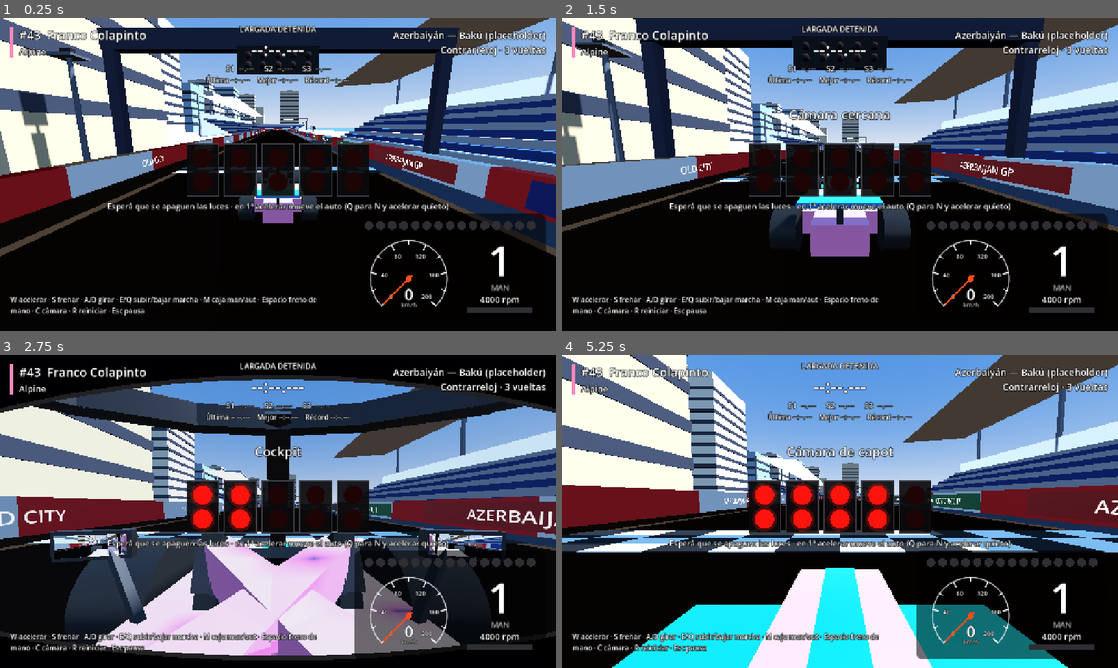
Above: before the commit, frames 1-4 (two rows, left to right).
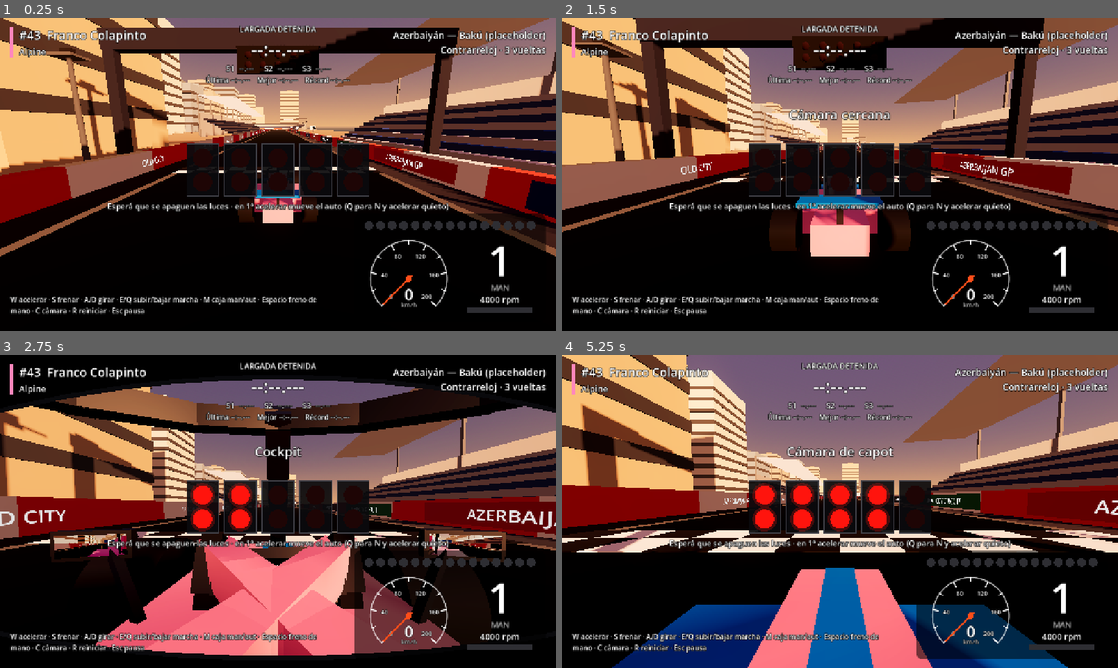
Above: after the commit, the same moments.

Repository: agustinhgimenez/GodotF126
Game: Godot game, scene res://scenes/main.tscn
Two runs of this game, one before a commit and one after it. Both use one fixed random seed, a clock stepped at 60 frames per second and the inputs below. This scene is started directly instead of the project's main scene.
Inputs (mouse positions are in pixels of both pictures, inside the frame that each line leads up to):
- Up to frame 1 (0.25 s): no input
- Up to frame 2 (1.5 s): tap Enter at 0.5 s; move the mouse to (962, 158) at 0.52 s; hold D (steer_right) 0.53-1.25 s; hold C (change_camera) 0.53-1.25 s; click (962, 158) at 0.67 s; tap R (reset_car) at 1.25 s; drag from (728, 190) to (812, 237) at 1.27 s
- Up to frame 3 (2.75 s): move the mouse to (333, 442) at 2.02 s; hold D (steer_right) from 2.03 s (still down); hold C (change_camera) from 2.03 s (still down)
- Up to frame 4 (5.25 s): release D (steer_right) at 2.75 s; release C (change_camera) at 2.75 s; drag from (812, 574) to (673, 464) at 2.77 s; move the mouse to (1006, 558) at 3.52 s; hold A (steer_left) 3.53-4.25 s; hold C (change_camera) 3.53-4.25 s; tap R (reset_car) at 4.25 s; drag from (673, 464) to (756, 433) at 4.27 s; move the mouse to (867, 511) at 5.02 s; hold S (brake) from 5.03 s (still down); hold C (change_camera) from 5.03 s (still down); click (867, 511) at 5.17 s

The runs differ from the first frame. In frame 1, 51% of the frame differs, in the area x 0-100%, y 0-77%; in frame 2, 52%; in frame 3, 60%; in frame 4, 68%, in the area x 0-100%, y 0-100%.

Commit message:
Paso 23: iluminación de atardecer, sombras y reflejos en el mar
Co-authored-by: Cursor <cursoragent@cursor.com>

Diff:
--- /dev/null
+++ b/GodotF126/data/lighting.json
@@ -0,0 +1,44 @@
+{
+  "description": "Iluminación de la carrera (Paso 23). Cada preset define sol, cielo, luz ambiente, tonemap, neblina, brillo y mar. azimuth: de dónde viene el sol en grados de brújula (0 norte = -Z, 90 este = +X, 180 sur = +Z, donde está el mar; 270 oeste). elevation: altura del sol sobre el horizonte en grados.",
+  "default_preset": "sunset",
+  "presets": {
+    "sunset": {
+      "name": "Atardecer",
+      "sun": { "color": "#ffa864", "energy": 1.9, "elevation": 11.0, "azimuth": 240.0, "shadow_blur": 1.5 },
+      "sky": {
+        "top_color": "#2a3c6b",
+        "horizon_color": "#f2995e",
+        "ground_horizon_color": "#c47f5a",
+        "ground_bottom_color": "#3b3a40",
+        "curve": 0.12,
+        "energy": 1.0,
+        "sun_angle_max": 25.0
+      },
+      "ambient": { "sky_contribution": 0.55, "energy": 0.6 },
+      "tonemap": { "mode": "aces", "exposure": 1.0, "white": 6.0 },
+      "fog": { "density": 0.0006, "color": "#e09a70", "energy": 1.0, "sun_scatter": 0.35, "aerial_perspective": 0.4, "sky_affect": 0.25 },
+      "glow": { "intensity": 0.5, "bloom": 0.04, "hdr_threshold": 1.0 },
+      "sea": { "deep_color": "#0e2333", "shallow_color": "#1d4152", "roughness": 0.04, "wave_strength": 0.12, "wave_scale": 0.8, "wave_speed": 0.7 },
+      "ground_color": "#8a7a62"
+    },
+    "day": {
+      "name": "Día",
+      "sun": { "color": "#fff3e0", "energy": 1.3, "elevation": 55.0, "azimuth": 200.0, "shadow_blur": 1.0 },
+      "sky": {
+        "top_color": "#3a6cc2",
+        "horizon_color": "#bcd0e6",
+        "ground_horizon_color": "#bcd0e6",
+        "ground_bottom_color": "#4a4a50",
+        "curve": 0.15,
+        "energy": 1.0,
+        "sun_angle_max": 30.0
+      },
+      "ambient": { "sky_contribution": 0.5, "energy": 0.55 },
+      "tonemap": { "mode": "aces", "exposure": 0.95, "white": 6.0 },
+      "fog": { "density": 0.0003, "color": "#c5d4e4", "energy": 1.0, "sun_scatter": 0.1, "aerial_perspective": 0.3, "sky_affect": 0.15 },
+      "glow": { "intensity": 0.3, "bloom": 0.02, "hdr_threshold": 1.2 },
+      "sea": { "deep_color": "#12395a", "shallow_color": "#1f5f80", "roughness": 0.06, "wave_strength": 0.12, "wave_scale": 0.8, "wave_speed": 0.7 },
+      "ground_color": "#9c8f78"
+    }
+  }
+}
--- a/GodotF126/data/settings.json
+++ b/GodotF126/data/settings.json
@@ -9,6 +9,7 @@
     "fx_volume": 100,
     "music_volume": 70,
     "quality": "medium",
+    "time_of_day": "sunset",
     "fullscreen": false
   },
   "steering": {
@@ -16,8 +17,8 @@
     "direct": { "steer_response": 14.0, "high_speed_steer_factor": 0.5 }
   },
   "quality_profiles": {
-    "low": { "shadows": false, "msaa": 0, "mirror_scale": 0.5 },
-    "medium": { "shadows": true, "msaa": 0, "mirror_scale": 1.0 },
-    "high": { "shadows": true, "msaa": 4, "mirror_scale": 1.5 }
+    "low": { "shadows": false, "msaa": 0, "mirror_scale": 0.5, "shadow_distance": 0, "shadow_splits": 1 },
+    "medium": { "shadows": true, "msaa": 0, "mirror_scale": 1.0, "shadow_distance": 250, "shadow_splits": 2 },
+    "high": { "shadows": true, "msaa": 4, "mirror_scale": 1.5, "shadow_distance": 400, "shadow_splits": 4 }
   }
 }
--- a/GodotF126/scripts/baku_track.gd
+++ b/GodotF126/scripts/baku_track.gd
@@ -47,6 +47,9 @@
 const BARRIER_RED := Color(0.85, 0.1, 0.1)
 const BARRIER_WHITE := Color(0.92, 0.92, 0.92)
 const STONE_COLOR := Color(0.72, 0.62, 0.46)
+const SEA_SHADER := "res://shaders/sea.gdshader"
+## Lado del suelo (y ancho del mar): con la neblina, el borde no se ve desde la pista.
+const GROUND_SIZE := 8000.0
 
 @export var track_name: String = "Azerbaiyán — Bakú (placeholder)"
 @export var track_width: float = 12.0          ## ancho por defecto de los puntos sin ancho propio
@@ -536,31 +539,40 @@
 
 	var shape := CollisionShape3D.new()
 	var box := BoxShape3D.new()
-	box.size = Vector3(3000, 2, 3000)
+	box.size = Vector3(GROUND_SIZE, 2, GROUND_SIZE)
 	shape.shape = box
 	shape.position = Vector3(0, -1, 0)
 	ground.add_child(shape)
 
 	var ground_mesh := PlaneMesh.new()
-	ground_mesh.size = Vector2(3000, 3000)
+	ground_mesh.size = Vector2(GROUND_SIZE, GROUND_SIZE)
 	var ground_visual := MeshInstance3D.new()
+	ground_visual.name = "GroundVisual"
 	ground_visual.mesh = ground_mesh
 	ground_visual.position = Vector3(0, -0.01, 0)
 	ground_visual.material_override = _make_material(Color(0.62, 0.58, 0.5))
 	ground.add_child(ground_visual)
 
-	# Mar Caspio al sur de la recta principal.
+	# Mar Caspio al sur de la recta principal: shader de agua (colores según la luz, Paso 23).
 	var sea_mesh := PlaneMesh.new()
-	sea_mesh.size = Vector2(3000, 1400)
+	# Arranca en Z = 40 (la costa) y llega hasta el horizonte.
+	sea_mesh.size = Vector2(GROUND_SIZE, GROUND_SIZE * 0.5)
 	var sea := MeshInstance3D.new()
 	sea.name = "CaspianSea"
 	sea.mesh = sea_mesh
-	sea.position = Vector3(0, 0.0, 740)
-	var sea_material := _make_material(Color(0.1, 0.35, 0.55))
-	sea_material.roughness = 0.2
-	sea_material.metallic = 0.3
-	sea.material_override = sea_material
+	sea.position = Vector3(0, 0.0, 40.0 + GROUND_SIZE * 0.25)
+	var water := ShaderMaterial.new()
+	water.shader = load(SEA_SHADER)
+	sea.material_override = water
 	add_child(sea)
+
+
+func get_sea() -> MeshInstance3D:
+	return get_node_or_null("CaspianSea") as MeshInstance3D
+
+
+func get_ground_visual() -> MeshInstance3D:
+	return get_node_or_null("Ground/GroundVisual") as MeshInstance3D
 
 
 func _build_asphalt() -> void:
--- /dev/null
+++ b/GodotF126/scripts/lighting_rig.gd
@@ -0,0 +1,122 @@
+class_name LightingRig
+extends RefCounted
+## Iluminación de la carrera (Paso 23): aplica un preset de data/lighting.json (sol, cielo
+## procedural, luz ambiente, tonemap, neblina, brillo y colores del mar) y la parte que
+## depende de la calidad gráfica (sombras y reflejos en pantalla).
+
+const DATA_PATH := "res://data/lighting.json"
+const TONEMAPS := {
+	"linear": Environment.TONE_MAPPER_LINEAR,
+	"reinhardt": Environment.TONE_MAPPER_REINHARDT,
+	"filmic": Environment.TONE_MAPPER_FILMIC,
+	"aces": Environment.TONE_MAPPER_ACES,
+}
+
+
+static func load_data() -> Dictionary:
+	return DataLoader.load_json(DATA_PATH)
+
+
+## Preset `id` (vacío o inexistente: el default del JSON).
+static func get_preset(id: String) -> Dictionary:
+	var data := load_data()
+	var presets = data.get("presets", {})
+	if not presets is Dictionary:
+		return {}
+	if not presets.has(id):
+		id = str(data.get("default_preset", "sunset"))
+	var preset = presets.get(id, {})
+	return preset if preset is Dictionary else {}
+
+
+## Dirección hacia la que viaja la luz del sol.
+static func sun_direction(azimuth_deg: float, elevation_deg: float) -> Vector3:
+	var az := deg_to_rad(azimuth_deg)
+	var el := deg_to_rad(elevation_deg)
+	var from := Vector3(sin(az) * cos(el), sin(el), -cos(az) * cos(el))
+	return -from
+
+
+## quality: perfil de data/settings.json ("shadows", "shadow_distance", "shadow_splits").
+## Sin SSR: el proyecto usa gl_compatibility (PC del laboratorio); el mar refleja el cielo.
+static func apply(env: Environment, sun: DirectionalLight3D, preset: Dictionary, quality: Dictionary,
+		sea: GeometryInstance3D = null, ground: GeometryInstance3D = null) -> void:
+	var s: Dictionary = _dict(preset, "sun")
+	sun.light_color = _color(s, "color", Color.WHITE)
+	sun.light_energy = float(s.get("energy", 1.0))
+	var direction := sun_direction(float(s.get("azimuth", 200.0)), float(s.get("elevation", 50.0)))
+	sun.global_transform = Transform3D(Basis.looking_at(direction, Vector3.UP), sun.global_position)
+	sun.shadow_blur = float(s.get("shadow_blur", 1.0))
+	apply_quality(env, sun, quality)
+
+	var sky_data: Dictionary = _dict(preset, "sky")
+	if env.sky and env.sky.sky_material is ProceduralSkyMaterial:
+		var sky := env.sky.sky_material as ProceduralSkyMaterial
+		sky.sky_top_color = _color(sky_data, "top_color", sky.sky_top_color)
+		sky.sky_horizon_color = _color(sky_data, "horizon_color", sky.sky_horizon_color)
+		sky.ground_horizon_color = _color(sky_data, "ground_horizon_color", sky.ground_horizon_color)
+		sky.ground_bottom_color = _color(sky_data, "ground_bottom_color", sky.ground_bottom_color)
+		sky.sky_curve = float(sky_data.get("curve", sky.sky_curve))
+		sky.sky_energy_multiplier = float(sky_data.get("energy", 1.0))
+		sky.sun_angle_max = float(sky_data.get("sun_angle_max", sky.sun_angle_max))
+
+	var ambient: Dictionary = _dict(preset, "ambient")
+	env.ambient_light_source = Environment.AMBIENT_SOURCE_SKY
+	env.ambient_light_sky_contribution = float(ambient.get("sky_contribution", 1.0))
+	env.ambient_light_energy = float(ambient.get("energy", 1.0))
+	# La parte que no viene del cielo toma el color del horizonte.
+	env.ambient_light_color = _color(sky_data, "horizon_color", Color.WHITE)
+
+	var tone: Dictionary = _dict(preset, "tonemap")
+	env.tonemap_mode = TONEMAPS.get(str(tone.get("mode", "filmic")), Environment.TONE_MAPPER_FILMIC)
+	env.tonemap_exposure = float(tone.get("exposure", 1.0))
+	env.tonemap_white = float(tone.get("white", 1.0))
+
+	var fog: Dictionary = _dict(preset, "fog")
+	env.fog_enabled = float(fog.get("density", 0.0)) > 0.0
+	env.fog_density = float(fog.get("density", 0.0))
+	env.fog_light_color = _color(fog, "color", Color(0.8, 0.8, 0.85))
+	env.fog_light_energy = float(fog.get("energy", 1.0))
+	env.fog_sun_scatter = float(fog.get("sun_scatter", 0.0))
+	env.fog_aerial_perspective = float(fog.get("aerial_perspective", 0.0))
+	env.fog_sky_affect = float(fog.get("sky_affect", 1.0))
+
+	var glow: Dictionary = _dict(preset, "glow")
+	env.glow_enabled = float(glow.get("intensity", 0.0)) > 0.0
+	env.glow_intensity = float(glow.get("intensity", 0.8))
+	env.glow_bloom = float(glow.get("bloom", 0.0))
+	env.glow_hdr_threshold = float(glow.get("hdr_threshold", 1.0))
+
+	if sea and sea.material_override is ShaderMaterial:
+		var water := sea.material_override as ShaderMaterial
+		var sea_data: Dictionary = _dict(preset, "sea")
+		water.set_shader_parameter("deep_color", _color(sea_data, "deep_color", Color(0.05, 0.14, 0.2)))
+		water.set_shader_parameter("shallow_color", _color(sea_data, "shallow_color", Color(0.11, 0.25, 0.32)))
+		for key in ["roughness", "wave_strength", "wave_scale", "wave_speed"]:
+			if sea_data.has(key):
+				water.set_shader_parameter(key, float(sea_data[key]))
+	if ground and ground.material_override is StandardMaterial3D and preset.has("ground_color"):
+		(ground.material_override as StandardMaterial3D).albedo_color = Color.html(str(preset["ground_color"]))
+
+
+## Sombras (distancia y cortes) según el perfil de calidad.
+static func apply_quality(_env: Environment, sun: DirectionalLight3D, quality: Dictionary) -> void:
+	sun.shadow_enabled = bool(quality.get("shadows", true))
+	var distance := float(quality.get("shadow_distance", 250.0))
+	if distance > 0.0:
+		sun.directional_shadow_max_distance = distance
+	var splits := int(quality.get("shadow_splits", 2))
+	sun.directional_shadow_mode = (DirectionalLight3D.SHADOW_PARALLEL_4_SPLITS if splits >= 4
+		else DirectionalLight3D.SHADOW_PARALLEL_2_SPLITS if splits == 2
+		else DirectionalLight3D.SHADOW_ORTHOGONAL)
+
+
+static func _dict(data: Dictionary, key: String) -> Dictionary:
+	var value = data.get(key, {})
+	return value if value is Dictionary else {}
+
+
+static func _color(data: Dictionary, key: String, fallback: Color) -> Color:
+	if not data.has(key):
+		return fallback
+	return Color.html(str(data[key]))
--- a/GodotF126/scripts/main.gd
+++ b/GodotF126/scripts/main.gd
@@ -68,7 +68,7 @@
 	var car_data := DataLoader.load_json(DataLoader.CAR_PATH)
 	car.configure(car_data)
 	Settings.apply_to_car(car)
-	$Sun.shadow_enabled = Settings.shadows_enabled()
+	_apply_lighting()
 	car.spawn_transform = track.get_spawn_transform()
 	car.reset_to_spawn()
 
@@ -174,9 +174,19 @@
 		pause_menu.set_subtitle(_pause_subtitle())
 
 
-func _on_setting_changed(_key: String) -> void:
+func _on_setting_changed(key: String) -> void:
 	Settings.apply_to_car(car, false)
-	$Sun.shadow_enabled = Settings.shadows_enabled()
+	if key == "time_of_day" or key.is_empty():
+		_apply_lighting()
+	else:
+		LightingRig.apply_quality($WorldEnvironment.environment, $Sun, Settings.quality())
+
+
+## Paso 23: preset de luz según la opción "Hora" y sombras / reflejos según la calidad.
+func _apply_lighting() -> void:
+	LightingRig.apply($WorldEnvironment.environment, $Sun,
+		LightingRig.get_preset(str(Settings.get_value("time_of_day"))), Settings.quality(),
+		track.get_sea(), track.get_ground_visual())
 
 
 func _pause_subtitle() -> String:
--- a/GodotF126/scripts/menu/options_panel.gd
+++ b/GodotF126/scripts/menu/options_panel.gd
@@ -15,6 +15,7 @@
 	["steering_assist", "Dirección asistida", [true, false], ["Sí", "No"]],
 	["camera", "Cámara inicial", [0, 1, 2, 3, 4, 5], ["TV", "Cercana", "Cockpit", "T-cam", "Capot", "De pista"]],
 	["quality", "Calidad gráfica", ["low", "medium", "high"], ["Baja", "Media", "Alta"]],
+	["time_of_day", "Hora de la carrera", ["sunset", "day"], ["Atardecer", "Día"]],
 	["fullscreen", "Pantalla completa", [false, true], ["No", "Sí"]],
 ]
 const VOLUMES := [
@@ -34,7 +35,7 @@
 
 
 func _ready() -> void:
-	add_theme_constant_override("separation", 6)
+	add_theme_constant_override("separation", 4)
 	add_child(UiKit.make_label("Opciones", 26))
 	for choice in CHOICES.slice(0, 3):
 		_add_choice(choice)
--- a/GodotF126/scripts/settings.gd
+++ b/GodotF126/scripts/settings.gd
@@ -19,6 +19,7 @@
 }
 const GEARBOX_MODES := ["manual", "automatic"]
 const QUALITY_LEVELS := ["low", "medium", "high"]
+const TIMES_OF_DAY := ["sunset", "day"]
 const MSAA_MODES := {0: Viewport.MSAA_DISABLED, 2: Viewport.MSAA_2X, 4: Viewport.MSAA_4X, 8: Viewport.MSAA_8X}
 
 var values: Dictionary = {}
@@ -124,6 +125,8 @@
 			return value if str(value) in GEARBOX_MODES else fallback
 		"quality":
 			return value if str(value) in QUALITY_LEVELS else fallback
+		"time_of_day":
+			return value if str(value) in TIMES_OF_DAY else fallback
 		"camera":
 			if not (value is int or value is float):
 				return int(fallback)
--- /dev/null
+++ b/GodotF126/shaders/sea.gdshader
@@ -0,0 +1,47 @@
+shader_type spatial;
+// Mar Caspio (Paso 23): plano liso con olas sólo en la normal (suma de ondas que se
+// mueven). El reflejo del cielo y el brillo del sol salen del PBR de Godot: poca rugosidad
+// y la normal ondulada. Cada onda se apaga cuando un píxel cubre más que su longitud
+// (si no, de lejos o desde arriba aparecen rayas).
+
+uniform vec3 deep_color : source_color = vec3(0.05, 0.14, 0.2);
+uniform vec3 shallow_color : source_color = vec3(0.11, 0.25, 0.32);
+uniform float roughness : hint_range(0.0, 1.0) = 0.05;
+uniform float wave_strength = 0.12;
+uniform float wave_scale = 0.8;
+uniform float wave_speed = 0.7;
+varying vec3 world_pos;
+
+void vertex() {
+	world_pos = (MODEL_MATRIX * vec4(VERTEX, 1.0)).xyz;
+}
+
+// footprint: metros que cubre un píxel en el agua.
+vec2 wave_slope(vec2 p, float t, float footprint) {
+	vec2 dirs[5] = { vec2(0.7, 1.0), vec2(1.0, 0.3), vec2(-0.6, 1.0), vec2(0.2, -1.0), vec2(0.9, 0.8) };
+	float freqs[5] = { 0.2, 1.0, 1.7, 2.9, 4.3 };
+	vec2 slope = vec2(0.0);
+	for (int k = 0; k < 5; k++) {
+		vec2 d = normalize(dirs[k]);
+		float f = freqs[k] * wave_scale;
+		float keep = smoothstep(0.8, 0.3, footprint * f);
+		float phase = dot(d, p) * f + t * wave_speed * sqrt(freqs[k]) * 2.0;
+		slope += d * cos(phase) / freqs[k] * keep * (k == 0 ? 0.25 : 1.0);
+	}
+	return slope;
+}
+
+void fragment() {
+	vec2 width = fwidth(world_pos.xz);
+	float footprint = max(width.x, width.y);
+	vec2 slope = wave_slope(world_pos.xz, TIME, footprint) * wave_strength;
+	vec3 n = normalize(vec3(-slope.x, 1.0, -slope.y));
+	NORMAL = normalize((VIEW_MATRIX * vec4(n, 0.0)).xyz);
+	// Más claro cerca de la costa (Z chica), más profundo mar adentro.
+	float shore = clamp((world_pos.z - 40.0) / 300.0, 0.0, 1.0);
+	ALBEDO = mix(shallow_color, deep_color, shore);
+	// Las olas que se apagan de lejos se reemplazan por rugosidad: el brillo se ensancha.
+	ROUGHNESS = mix(roughness, 0.3, clamp(footprint / 6.0, 0.0, 1.0));
+	METALLIC = 0.0;
+	SPECULAR = 0.6;
+}
Not shown, added: GodotF126/scripts/lighting_rig.gd.uid
Not shown, added: GodotF126/shaders/sea.gdshader.uid
Not shown, changed: GodotF126/ROADMAP.md
Not shown, changed: PARA-EL-AGENTE-LOCAL.md
Not shown, changed: README.md
Not shown, added: informes/capturas/paso23-castillo.png
Not shown, added: informes/capturas/paso23-ciudad-atardecer.png
Not shown, added: informes/capturas/paso23-ciudad-dia.png
Not shown, added: informes/capturas/paso23-costa.png
Not shown, added: informes/capturas/paso23-menu-opciones.png
Not shown, added: informes/capturas/paso23-opciones.png
Not shown, added: informes/capturas/paso23-recta.png
